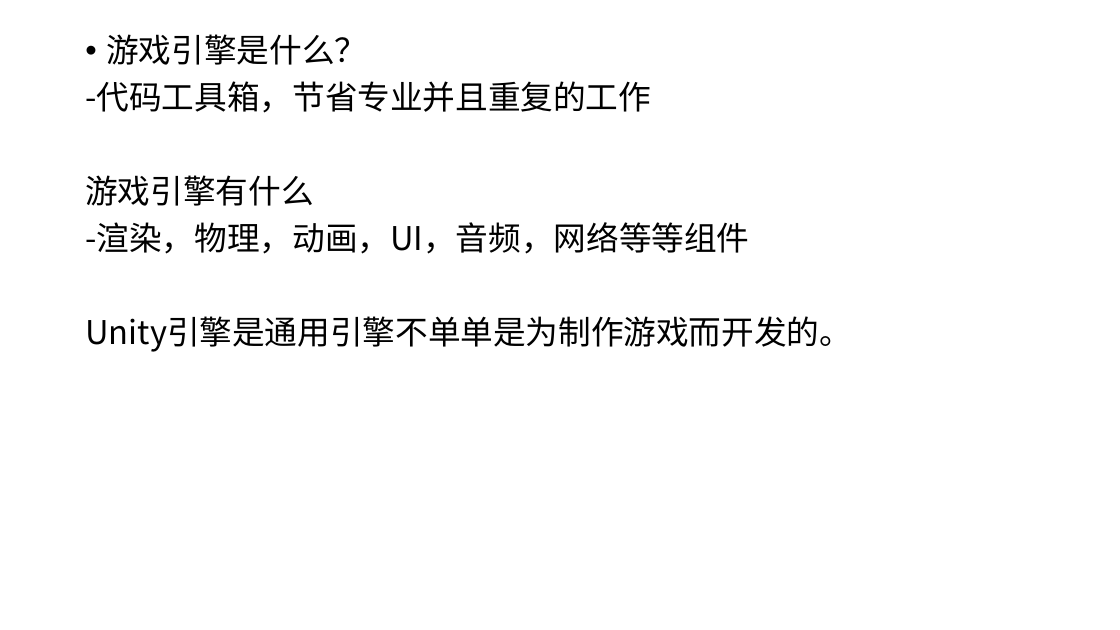
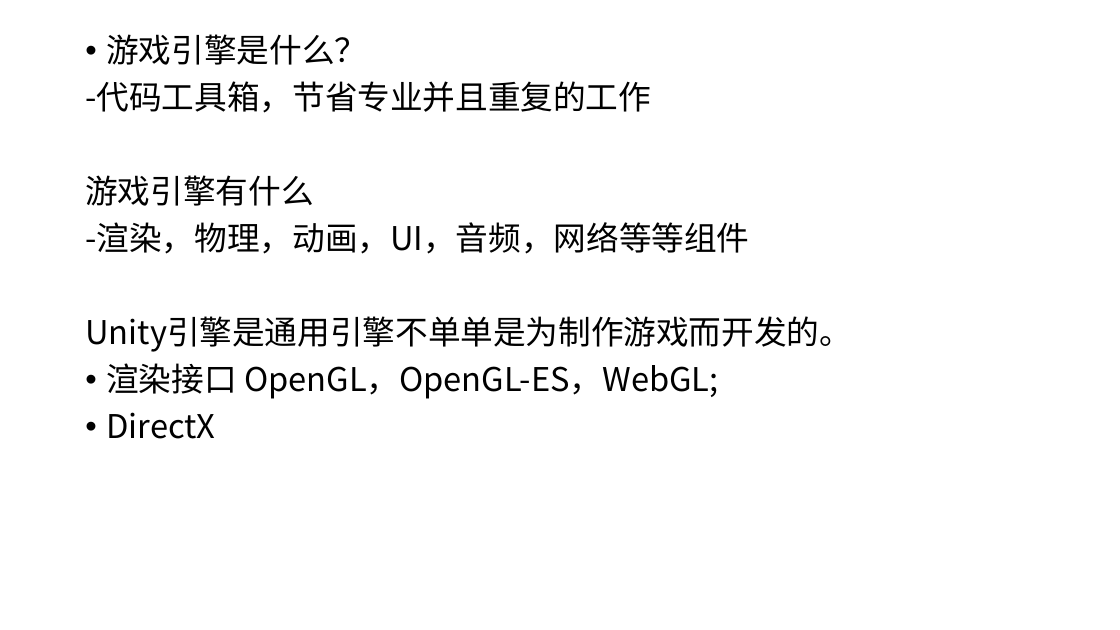
Before and after one commit to mshandle/GStar, a slide deck: slide 2 of Document/培训PPT.pptx. Drawn at 1120x630 pixels with LibreOffice and Linux fonts; fonts in the diff are those of the drawing. Boxes give left, top, right and bottom in pixels: in the first picture for what was removed or moved away, otherwise in the second. Text is boxed around its words. In the diff, an @@ line names an element or a change of style, - is before the commit and + after.

```diff
--- a/Document/培训PPT.pptx
+++ b/Document/培训PPT.pptx
@@ text at bbox=[106, 363, 719, 439]: paragraphs added @@
+• 渲染接口 OpenGL，OpenGL-ES，WebGL;
+• DirectX
```
Also in this commit, not shown: 8 slides added, 2 slides removed, 13 other files.
